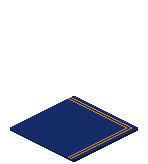
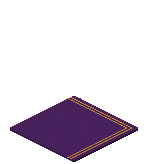
Layers edited between the first and the second (148, 164) image:
removed layer "Layer 6" over [10, 96, 138, 162]
added layer "Stripes(병합)" above "색조/채도 1" over [67, 97, 132, 159]
added layer "Iso_Deco_Ground_Carpet_Blue_08" over [10, 96, 138, 162]
